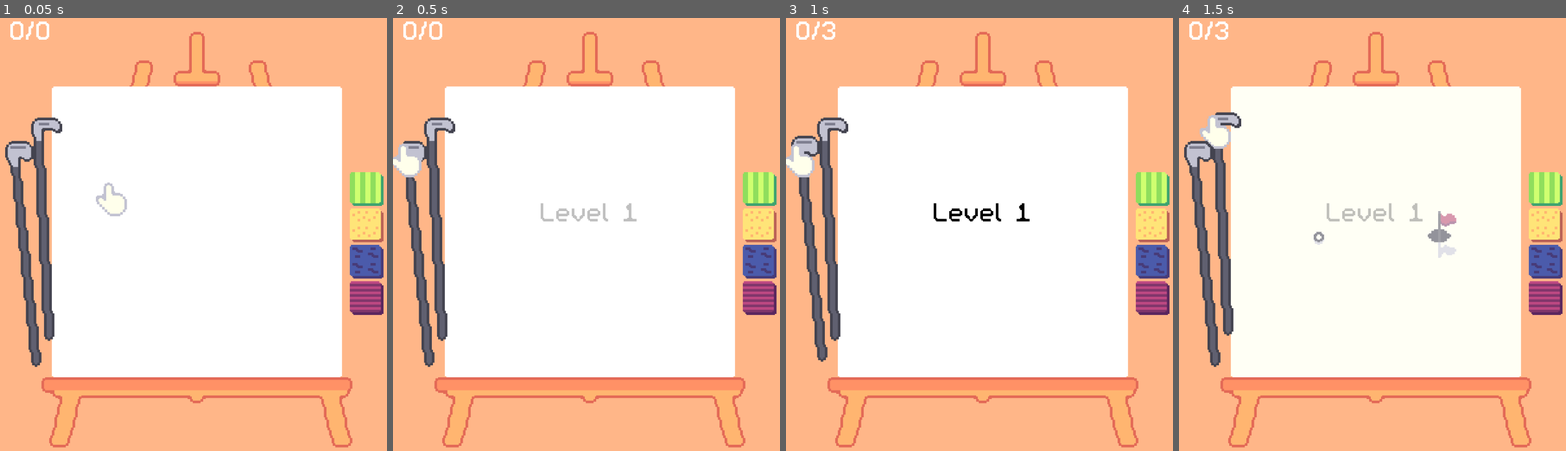
Above: before the commit, frames 1-4 (left to right).
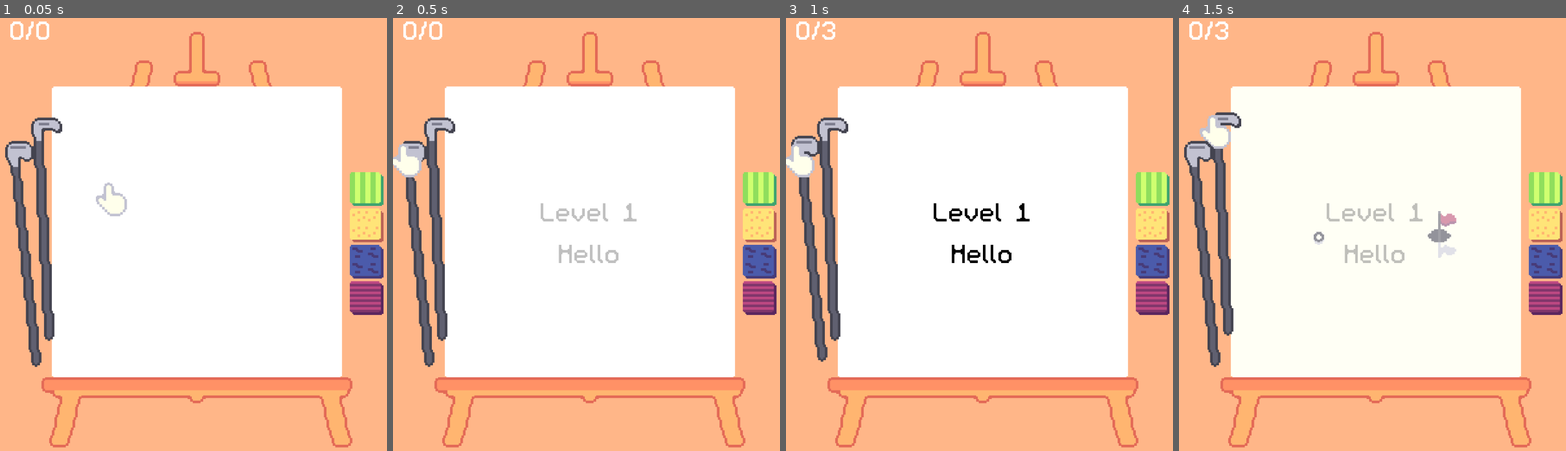
Above: after the commit, the same moments.

Repository: Pojemnik/golfech
Game: Godot game, scene res://scenes/main.tscn
Two runs of this game, one before a commit and one after it. Both use one fixed random seed, a clock stepped at 60 frames per second and the inputs below.
Inputs (mouse positions are in pixels of both pictures, inside the frame that each line leads up to):
- Up to frame 1 (0.05 s): no input
- Up to frame 2 (0.5 s): no input
- Up to frame 3 (1 s): click (813, 251) at 0.5 s
- Up to frame 4 (1.5 s): click (1225, 221) at 1.25 s

Frame 1 is identical in both runs. In frame 2, 0.3% of the frame differs, in the area x 42-59%, y 52-57%; in frame 3, 0.3%; in frame 4, 0.3%.

Commit message:
Add level titles

Diff:
--- a/level_data/level_bunker_path.tres
+++ b/level_data/level_bunker_path.tres
@@ -7,4 +7,5 @@
 script = ExtResource("2_uy61d")
 scene = ExtResource("1_v1gwb")
 hit_count = 1
+name = "Bunker path"
 metadata/_custom_type_script = "uid://cl52acjotwrwi"
--- a/level_data/level_central_wall.tres
+++ b/level_data/level_central_wall.tres
@@ -7,4 +7,5 @@
 script = ExtResource("2_qnfe1")
 scene = ExtResource("1_1eyb5")
 hit_count = 3
+name = "Central wall"
 metadata/_custom_type_script = "uid://cl52acjotwrwi"
--- a/level_data/level_desert.tres
+++ b/level_data/level_desert.tres
@@ -7,4 +7,5 @@
 script = ExtResource("2_om23m")
 scene = ExtResource("1_vjors")
 hit_count = 1
+name = "Desert"
 metadata/_custom_type_script = "uid://cl52acjotwrwi"
--- a/level_data/level_empty.tres
+++ b/level_data/level_empty.tres
@@ -7,4 +7,5 @@
 script = ExtResource("2_0xfvd")
 scene = ExtResource("1_nsdqa")
 hit_count = 3
+name = "Hello"
 metadata/_custom_type_script = "uid://cl52acjotwrwi"
--- a/level_data/level_fortress.tres
+++ b/level_data/level_fortress.tres
@@ -7,4 +7,5 @@
 script = ExtResource("2_6wu55")
 scene = ExtResource("1_0qtv7")
 hit_count = 3
+name = "Fortress"
 metadata/_custom_type_script = "uid://cl52acjotwrwi"
--- a/level_data/level_house.tres
+++ b/level_data/level_house.tres
@@ -7,4 +7,5 @@
 script = ExtResource("2_34bmv")
 scene = ExtResource("1_m1khe")
 hit_count = 3
+name = "House"
 metadata/_custom_type_script = "uid://cl52acjotwrwi"
--- a/level_data/level_ocean.tres
+++ b/level_data/level_ocean.tres
@@ -7,4 +7,5 @@
 script = ExtResource("2_ugvyi")
 scene = ExtResource("1_1bfcg")
 hit_count = 3
+name = "Ocean"
 metadata/_custom_type_script = "uid://cl52acjotwrwi"
--- a/level_data/level_smile.tres
+++ b/level_data/level_smile.tres
@@ -7,4 +7,5 @@
 script = ExtResource("2_2nvki")
 scene = ExtResource("1_08v6s")
 hit_count = 2
+name = "Smile"
 metadata/_custom_type_script = "uid://cl52acjotwrwi"
--- a/scripts/ball.gd
+++ b/scripts/ball.gd
@@ -92,7 +92,6 @@
 
 
 func _on_body_entered(body: Node) -> void:
-	print("enetred body from ball")
 	if body.is_in_group("sticky"):
 		("enterd sticky")
 		var dir = -linear_velocity.normalized()
@@ -111,7 +110,6 @@
 		#GameManager.set_hit_count(GameManager.current_hit_count + 1);
 
 	else:
-		print("enetred something else")
 		$AudioStreamPlayerSmallBonk.play()
 
 
Not shown: 3 places in scenes/main.tscn that only renumber resources
